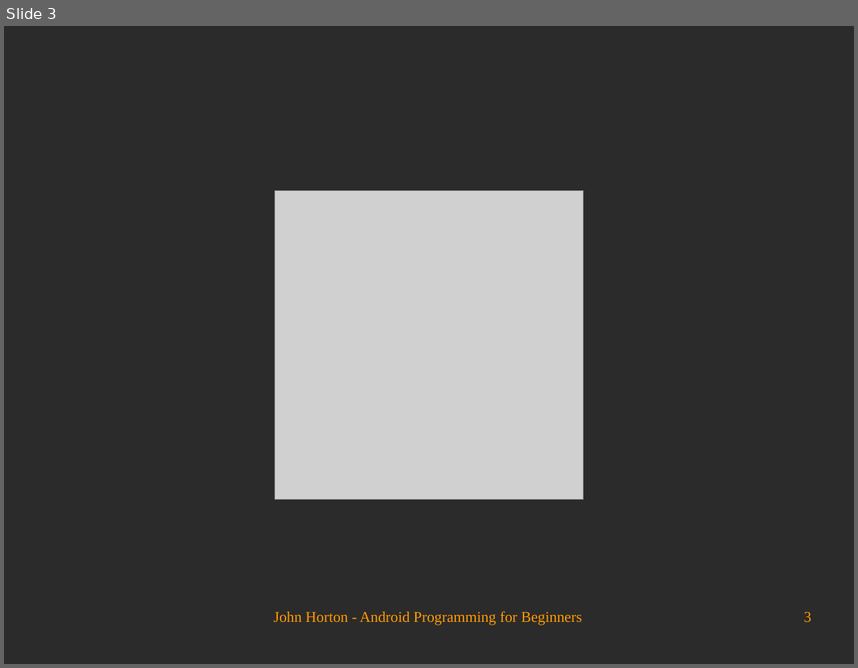
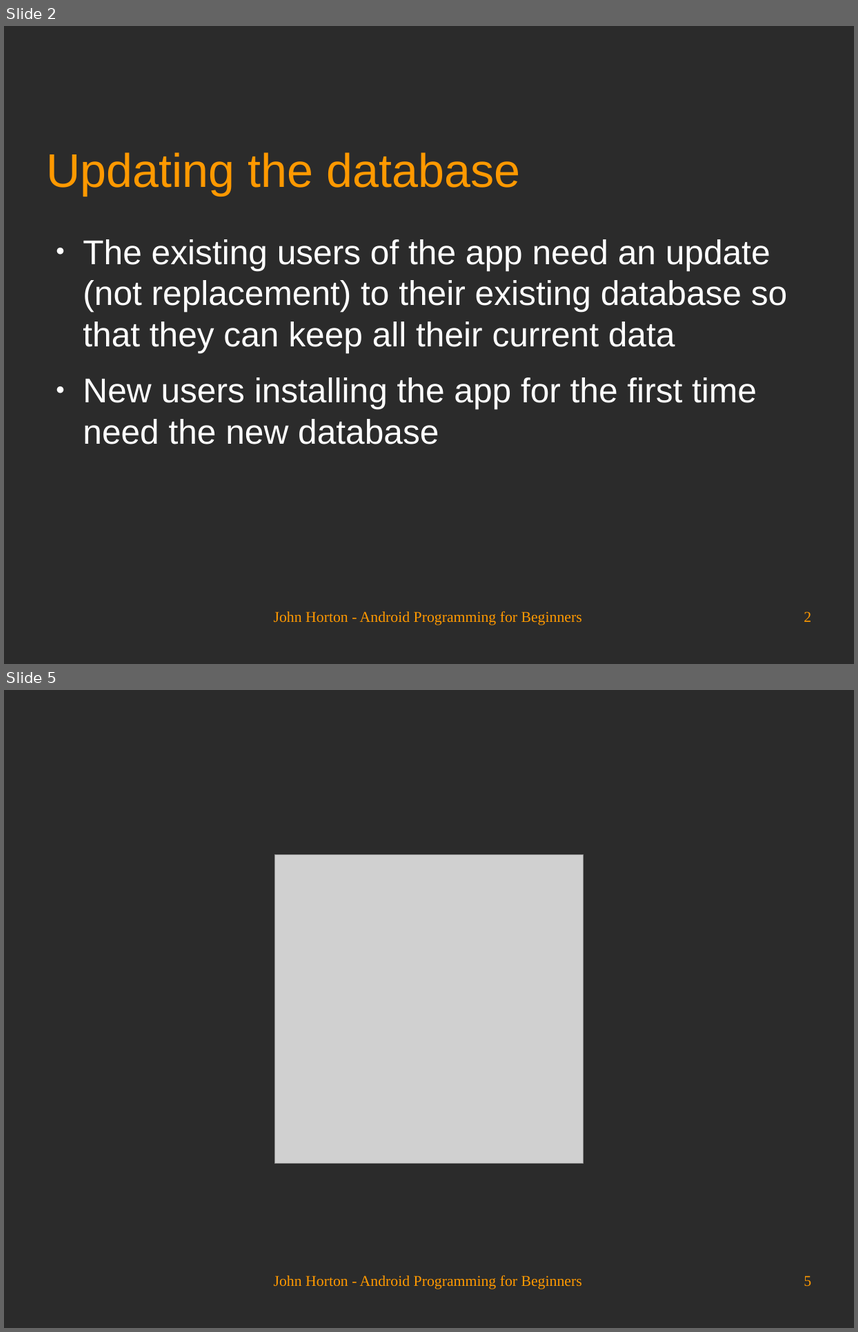
Before and after one commit to Academy-Soft-Intellect/Android-Programming-for-Beginners, a slide deck: 26_Upgrading_SQLite_Adding_Locations_and_Maps.odp. Shown one above the other, each under a label of ours: slide 3 before the commit, slides 2 and 5 after it; the slides between them are not shown. The pictures are 858x668 and 858x1332 pixels, drawn with LibreOffice and Linux fonts; fonts in the diff are those of the drawing; grey boxes stand for pictures; background and template pictures are left out; a plain dark background stands for a picture behind light text. Boxes give left, top, right and bottom in pixels: in the first picture for what was removed or moved away, otherwise in the second. Text is boxed around its words. In the diff, an @@ line names an element or a change of style, - is before the commit and + after.

```diff
--- a/26_Upgrading_SQLite_Adding_Locations_and_Maps.odp
+++ b/26_Upgrading_SQLite_Adding_Locations_and_Maps.odp
@@ slide 2 added at (x1=4, y1=26, x2=854, y2=664), background picture (left out) @@
@@ title added at (x1=47, y1=152, x2=520, y2=196), 44 pt, text #FF9900 @@
+Updating the database
@@ text added at (x1=83, y1=239, x2=787, y2=444), 32 pt, text #FFFFFF @@
+● The existing users of the app need an update (not replacement) to their existing database so that they can keep all their current data
+● New users installing the app for the first time need the new database
@@ text added at (x1=274, y1=610, x2=582, y2=625), 14 pt, text #FF9900 @@
+John Horton - Android Programming for Beginners
@@ page number added at (x1=804, y1=611, x2=811, y2=621), 14 pt, text #FF9900 @@
+2
@@ what was slide 3 is now slide 5 @@
@@ page number at (x1=804, y1=1275, x2=811, y2=1286): text changed @@
-3
+5
```
Also in this commit, not shown: 2 slides changed, 1 other slide added.
